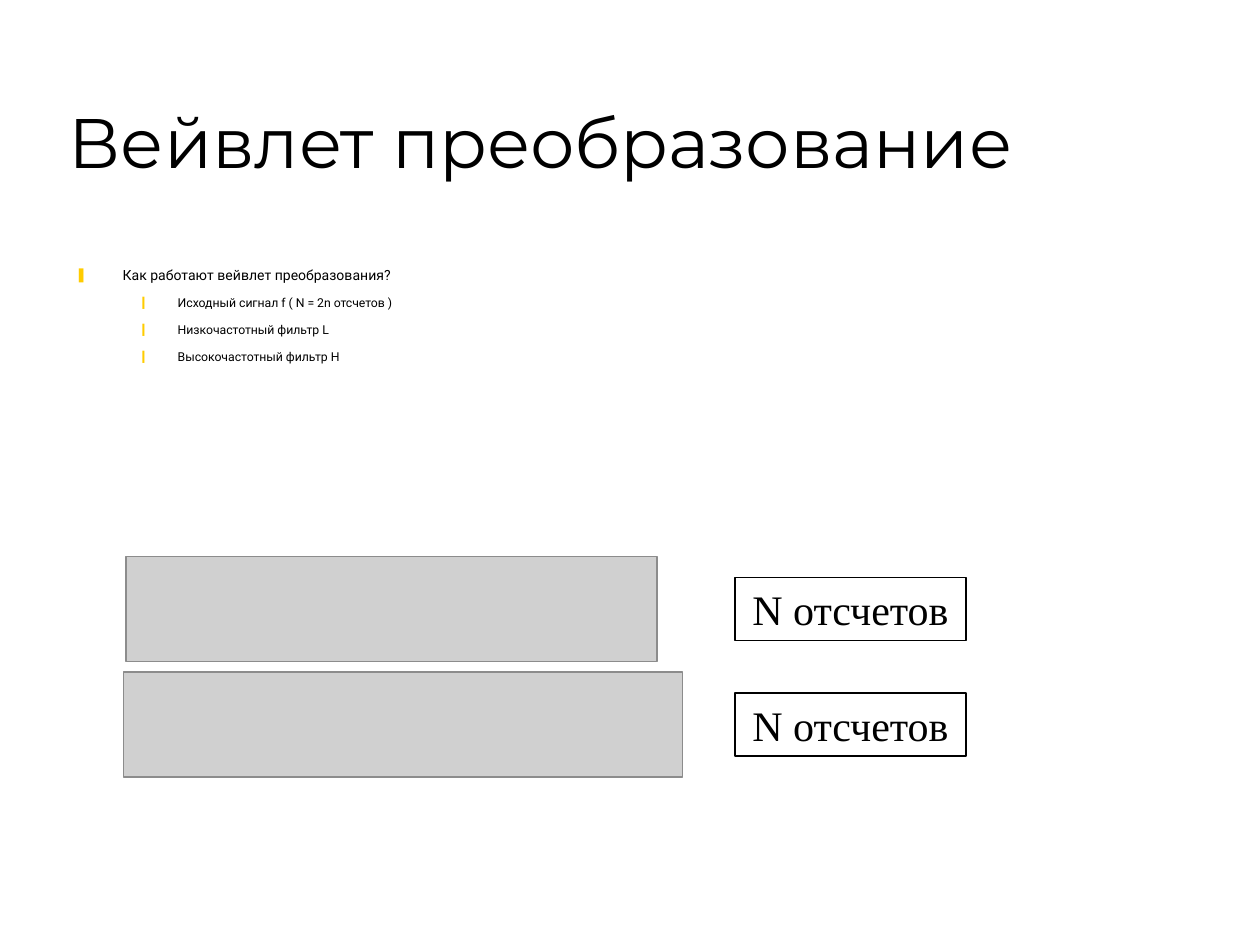
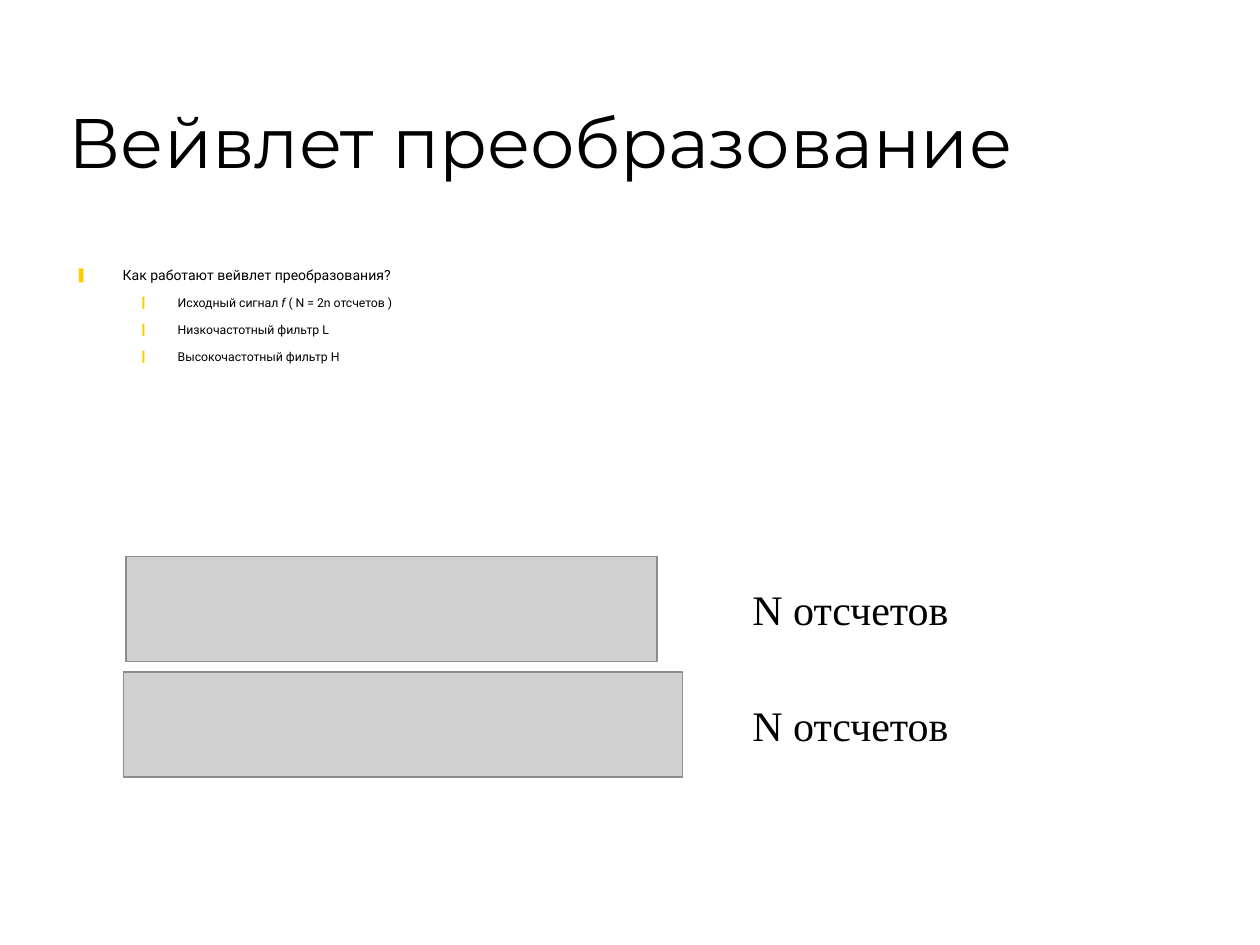
Before and after one commit to 7633/msu-cuda-course, a slide deck: slide 3 of Assignments/2/Assignment - 2.ppt. Drawn at 1260x945 pixels with LibreOffice and Linux fonts; fonts in the diff are those of the drawing; grey boxes stand for pictures; background and template pictures are left out. Boxes give left, top, right and bottom in pixels: in the first picture for what was removed or moved away, otherwise in the second. Text is boxed around its words. In the diff, an @@ line names an element or a change of style, - is before the commit and + after.

Commit message:
[~] edit

```diff
--- a/Assignments/2/Assignment - 2.ppt
+++ b/Assignments/2/Assignment - 2.ppt
@@ text at (178, 298, 385, 309): italic on in "f" @@
@@ text "N отсчетов": place and size @@
-text "N отсчетов" at (735, 577, 965, 640)
+text "N отсчетов" at (752, 597, 948, 626)
@@ text "N отсчетов" at (752, 597, 948, 626): outline #000000 0.74 pt to none @@
@@ text "N отсчетов": place and size @@
-text "N отсчетов" at (735, 693, 965, 756)
+text "N отсчетов" at (752, 713, 948, 742)
@@ text "N отсчетов" at (752, 713, 948, 742): outline #000000 0.74 pt to none @@
```
Also in this commit, not shown: 7 slides added, 2 slides removed.
